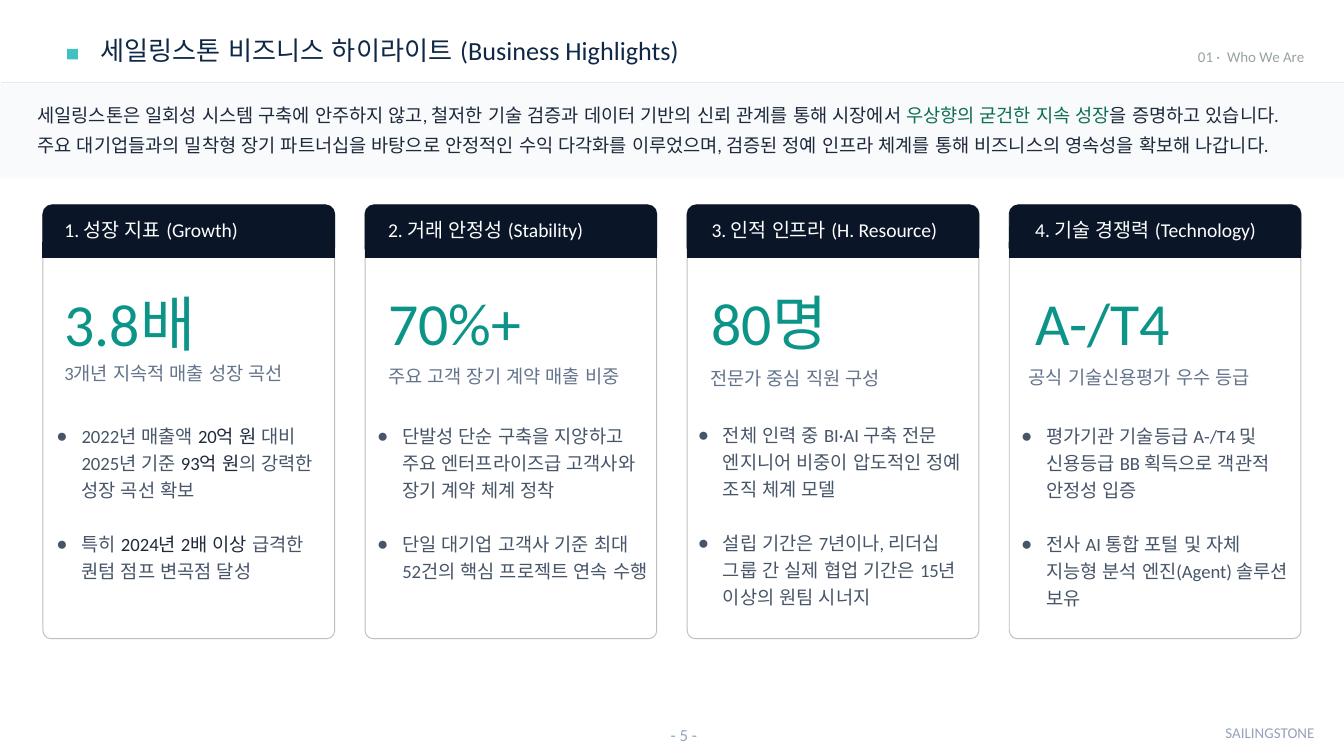
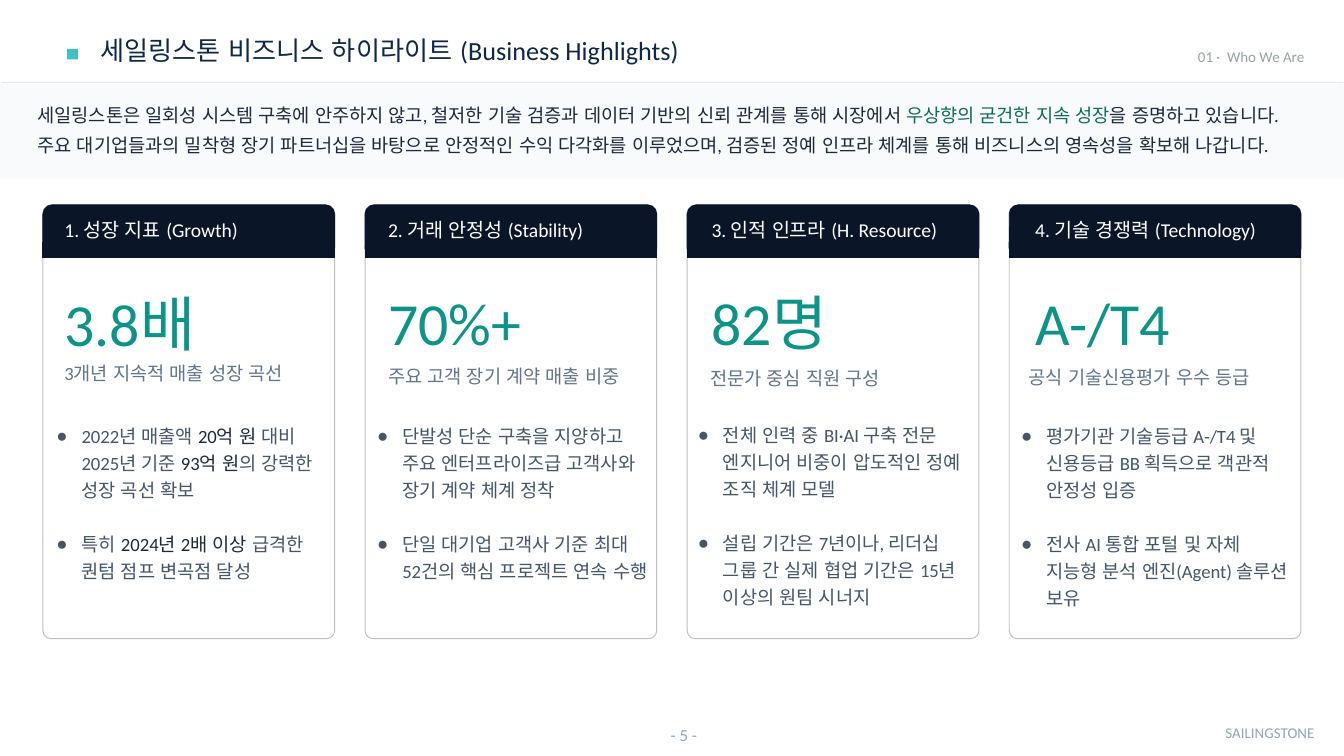
Before and after one commit to sellect-team/doc, a slide deck: slide 5 of docs/company/_source/company-intro-2026.pptx. Drawn at 1344x756 pixels with LibreOffice and Linux fonts; fonts in the diff are those of the drawing. Boxes give left, top, right and bottom in pixels: in the first picture for what was removed or moved away, otherwise in the second. Text is boxed around its words. In the diff, an @@ line names an element or a change of style, - is before the commit and + after.

```diff
--- a/docs/company/_source/company-intro-2026.pptx
+++ b/docs/company/_source/company-intro-2026.pptx
@@ text at bbox=[712, 296, 828, 350]: text changed @@
-80명
+82명
```
Also in this commit, not shown: 2 other slides changed, 20 other files.
